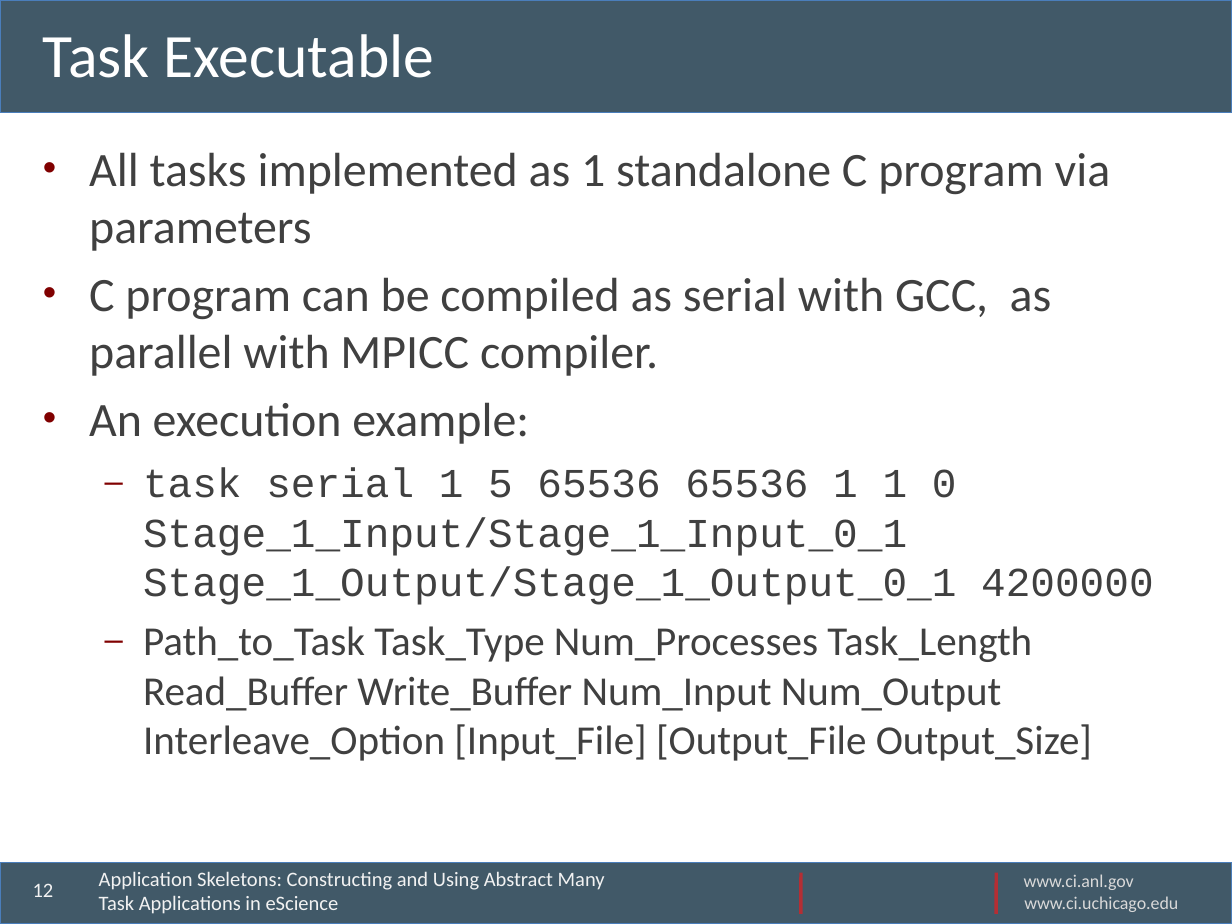
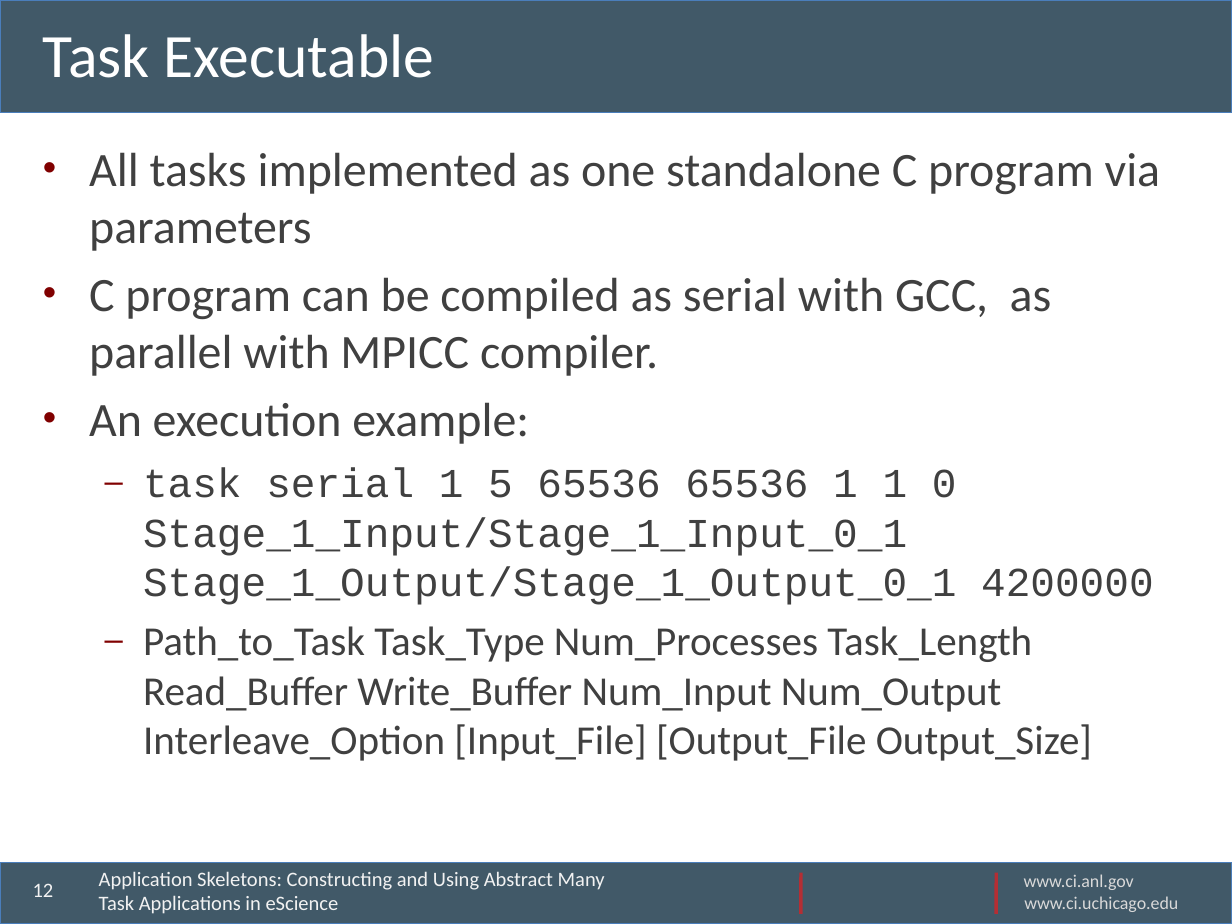
Before and after one commit to applicationskeleton/Skeleton, a slide deck: slide 12 of papers/FGCS_2015/Skeleton-MTAGS-2015.pptx. Drawn at 1232x924 pixels with LibreOffice and Linux fonts; fonts in the diff are those of the drawing; background and template pictures are left out. Boxes give left, top, right and bottom in pixels: in the first picture for what was removed or moved away, otherwise in the second. Text is boxed around its words. In the diff, an @@ line names an element or a change of style, - is before the commit and + after.

Commit message:
very small change

```diff
--- a/papers/FGCS_2015/Skeleton-MTAGS-2015.pptx
+++ b/papers/FGCS_2015/Skeleton-MTAGS-2015.pptx
@@ text at (89, 152, 1161, 251): text changed @@
-• All tasks implemented as 1 standalone C program via parameters
+• All tasks implemented as one standalone C program via parameters
```
